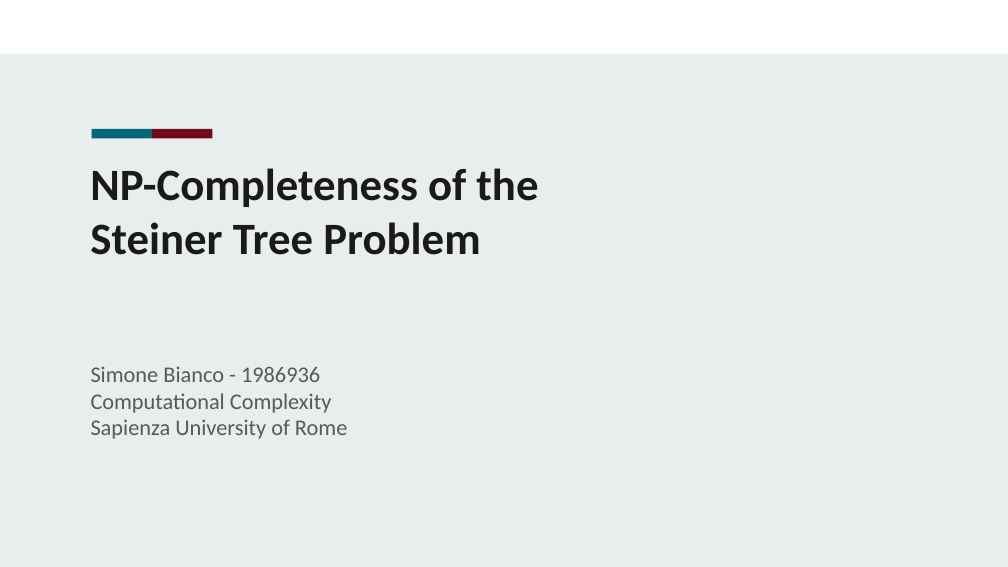
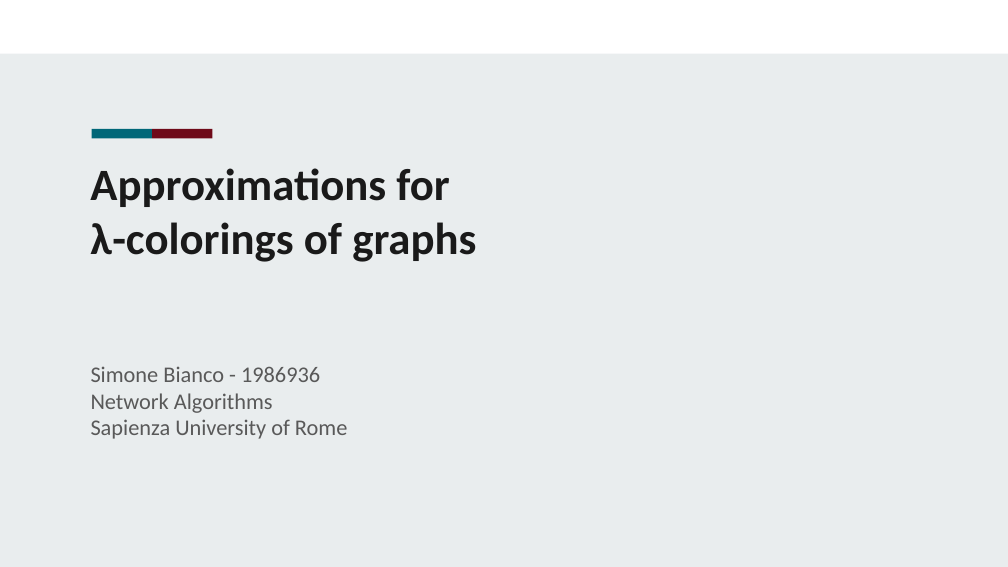
Before and after one commit to Exyss/university-notes, a slide deck: slide 1 of Presentations/Lambda Coloring/slides.odp. Drawn at 1008x567 pixels with LibreOffice and Linux fonts; fonts in the diff are those of the drawing; background and template pictures are left out. Boxes give left, top, right and bottom in pixels: in the first picture for what was removed or moved away, otherwise in the second. Text is boxed around its words. In the diff, an @@ line names an element or a change of style, - is before the commit and + after.

```diff
--- a/Presentations/Lambda Coloring/slides.odp
+++ b/Presentations/Lambda Coloring/slides.odp
@@ title at [90, 168, 476, 262]: text changed @@
-NP-Completeness of the
-Steiner Tree Problem
+Approximations for
+λ-colorings of graphs
@@ subtitle at [91, 393, 273, 413]: text changed @@
-Computational Complexity
+Network Algorithms
```
Also in this commit, not shown: 1 other slide changed, 38 slides added, 13 slides removed, 26 other files.
